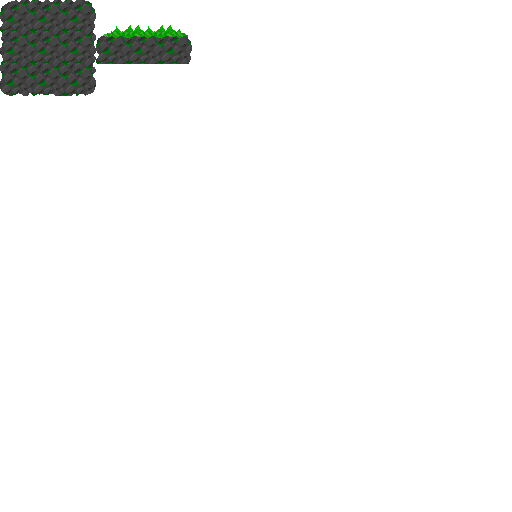
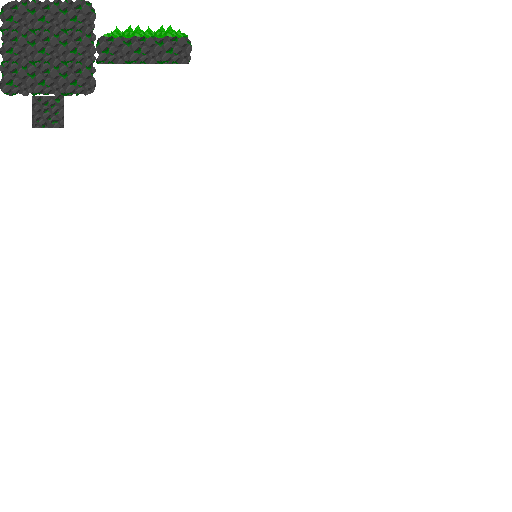
Layered file, before and after one edit (512 × 512). Changes by layer:
added group "Group 12" with 8 layers in group "Group 3" over [32, 96, 64, 128]
added layer "Paint Layer 19" (lighten, 5%) in group "Group 12" over [32, 96, 64, 128]
added layer "Paint Layer 18" (darken, 27%) in group "Group 12" over [32, 96, 64, 128]
added layer "Paint Layer 17" in group "Group 12" over [32, 96, 64, 128]
added layer "Paint Layer 16" (lighten, 5%) in group "Group 12" over [32, 96, 64, 128]
added layer "Paint Layer 15" (darken, 35%) in group "Group 12" over [32, 96, 64, 128]
added layer "Paint Layer 14" in group "Group 12" over [32, 96, 64, 128]
added layer "Paint Layer 13" in group "Group 12" over [32, 96, 64, 128]
